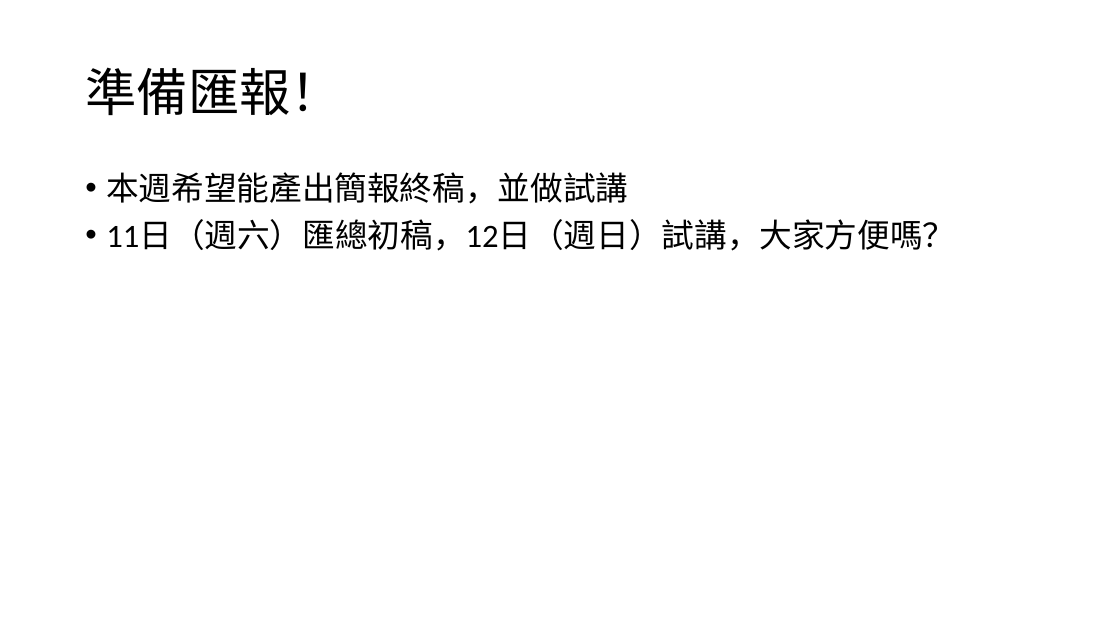
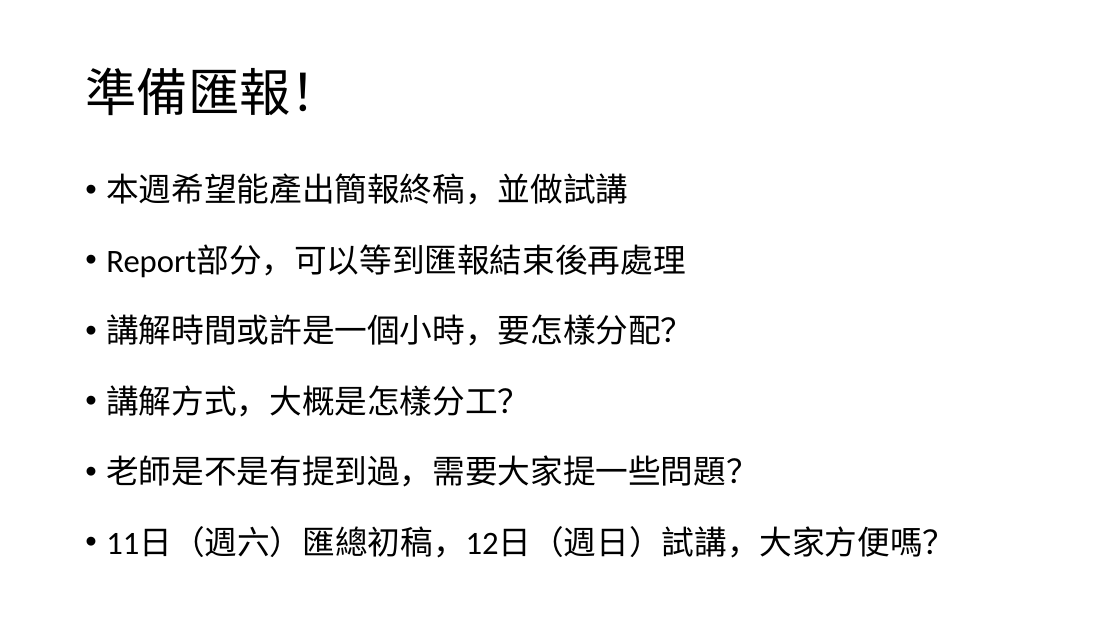
Before and after one commit to Red-Brickk/24Spring-MultivariatePJ-Laplacian_Eigenmap, a slide deck: slide 2 of Weekly Meeting/0504Meeting.pptx. Drawn at 1120x630 pixels with LibreOffice and Linux fonts; fonts in the diff are those of the drawing. Boxes give left, top, right and bottom in pixels: in the first picture for what was removed or moved away, otherwise in the second. Text is boxed around its words. In the diff, an @@ line names an element or a change of style, - is before the commit and + after.

Commit message:
0505 update: Slide

```diff
--- a/Weekly Meeting/0504Meeting.pptx
+++ b/Weekly Meeting/0504Meeting.pptx
@@ text at [106,173,955,558]: line spacing 0.9 to 1.5 @@
@@ text at [106,245,758,487]: paragraphs added @@
+• Report部分，可以等到匯報結束後再處理
+• 講解時間或許是一個小時，要怎樣分配？
+• 講解方式，大概是怎樣分工？
+• 老師是不是有提到過，需要大家提一些問題？
```
Also in this commit, not shown: 3 slides removed.
